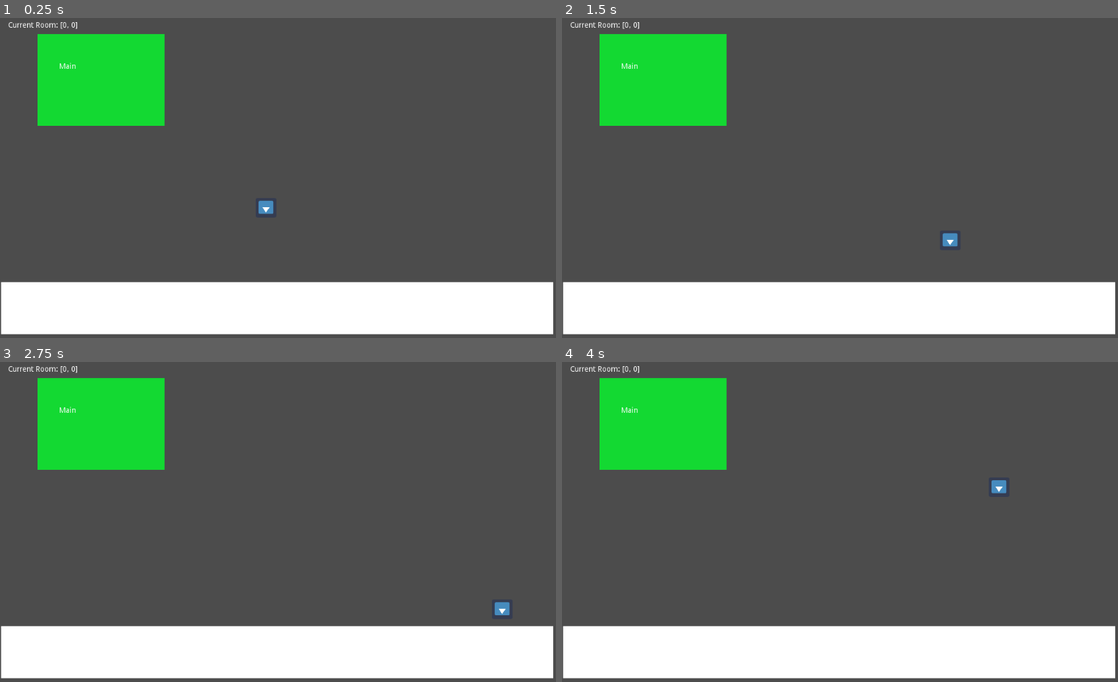
Above: before the commit, frames 1-4 (two rows, left to right).
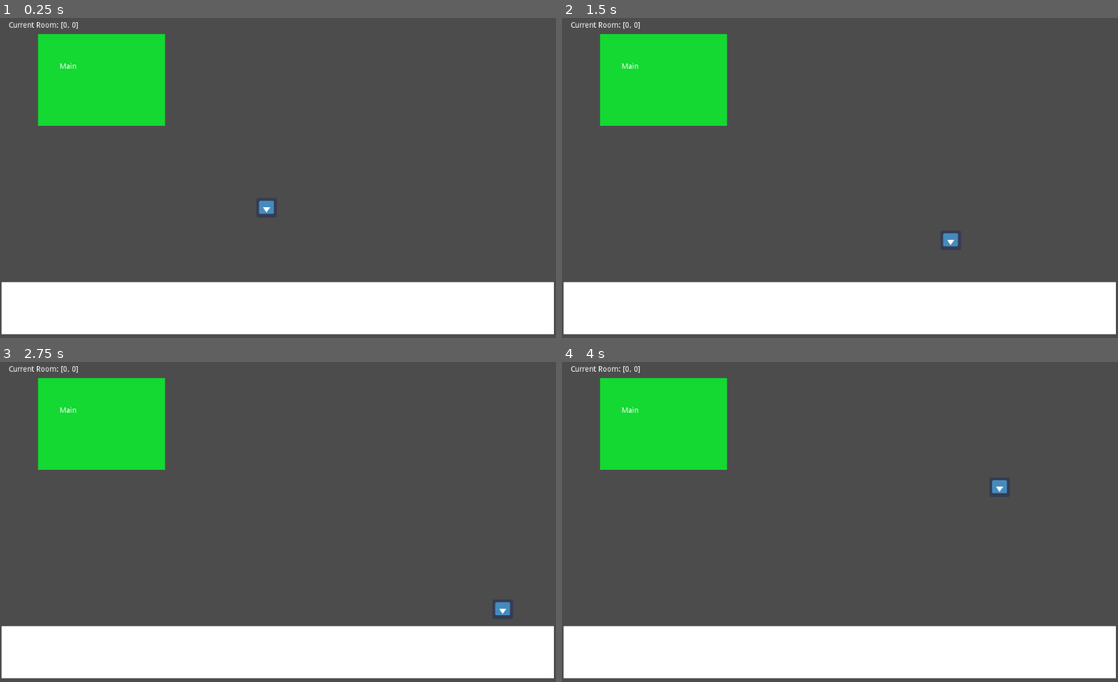
Above: after the commit, the same moments.

Repository: nygren23/GameJam2022
Game: Godot game, scene res://Main.tscn
The game is run twice, just before and just after one commit, with the same random seed, the same clock (stepped at 60 frames per second) and the same inputs. The engine's default icon, where the game draws it, is replaced by a stand-in: a white triangle on a blue panel in a dark square.
Inputs:
- Up to frame 1 (0.25 s): no input
- Up to frame 2 (1.5 s): tap Enter at 0.5 s; hold D (move_right) 0.53-1.28 s; tap Space (spacebar) at 0.6, 1.35 s; hold S (move_down) from 1.28 s (still down)
- Up to frame 3 (2.75 s): tap Space (spacebar) at 2, 2.1 s; release S (move_down) at 2.03 s; hold D (move_right) from 2.03 s (still down)
- Up to frame 4 (4 s): release D (move_right) at 2.78 s; hold W (move_up) 2.78-3.53 s; tap Space (spacebar) at 2.85, 3.6 s; hold A (move_left) from 3.53 s (still down)

The runs differ from the first frame. In frame 1, 0.3% of the frame differs, in the area x 0-100%, y 1-99%; in frame 2, 0.3%; in frame 3, 0.3%; in frame 4, 0.3%.
Error in both runs: Attempt to call function 'play' in base 'null instance' on a null instance. (res://Player.gd:25)

Commit message:
Sprites in files

Diff:
--- a/Main.tscn
+++ b/Main.tscn
@@ -14,7 +14,6 @@
 [sub_resource type="ShaderMaterial" id=3]
 
 [node name="Main" type="Node2D"]
-position = Vector2( -1, 0 )
 script = ExtResource( 2 )
 objective_scene = ExtResource( 4 )
 
--- a/project.godot
+++ b/project.godot
@@ -65,11 +65,6 @@
 "events": [ Object(InputEventKey,"resource_local_to_scene":false,"resource_name":"","device":0,"alt":false,"shift":false,"control":false,"meta":false,"command":false,"pressed":false,"scancode":0,"physical_scancode":83,"unicode":0,"echo":false,"script":null)
  ]
 }
-spacebar={
-"deadzone": 0.5,
-"events": [ Object(InputEventKey,"resource_local_to_scene":false,"resource_name":"","device":0,"alt":false,"shift":false,"control":false,"meta":false,"command":false,"pressed":false,"scancode":0,"physical_scancode":32,"unicode":0,"echo":false,"script":null)
- ]
-}
 
 [mono]
 
Binary file added: sprites/Ammo_crate.png
Not shown, added: sprites/Ammo_crate.png.import
Binary file added: sprites/Flotsam.png
Not shown, added: sprites/Flotsam.png.import
Binary file added: sprites/Operative_304-Recovered.png
Not shown, added: sprites/Operative_304-Recovered.png.import
Binary file added: sprites/briefcase.png
Not shown, added: sprites/briefcase.png.import
Binary file added: sprites/terminal.png
Not shown, added: sprites/terminal.png.import
Binary file added: sprites/terminal_off.png
Not shown, added: sprites/terminal_off.png.import
